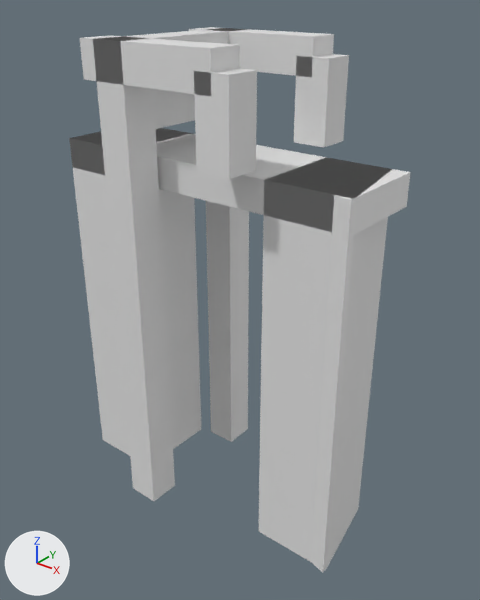
A saved change to the glTF model models/waardenburg/waardenburg-brug-355ee9ad/waardenburg-brug-355ee9ad.glb.
Both versions are drawn from a 50 mm camera at (10.58, -12.58, 4.06) aimed at (0.39, 0.16, -3.84). The axes (+X, +Y, +Z) are drawn at lower left. The lights are the same throughout. The picture after the commit comes second.

Objects in the first picture: 'building:balans', 'building:balans 2', 'building:contragewicht', 'building:hamei', 'building:hamei 2', 'building:hangstang', 'building:hangstang 2', 'building:portaal', 'road:dek', 'road:landhoofd (aangenomen)', 'road:landhoofd (aangenomen) 2'.
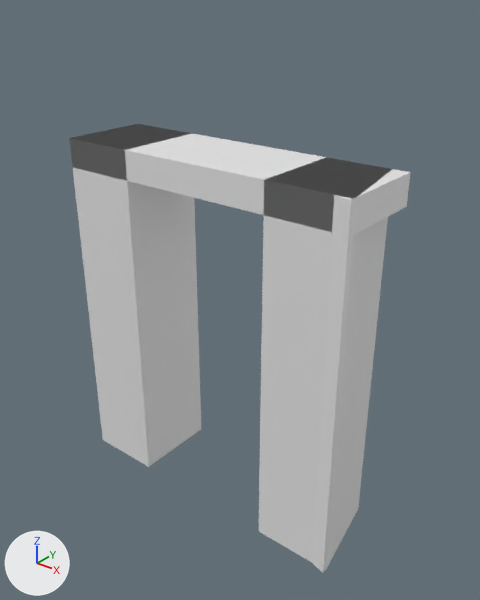
Edits to the bpy script that builds the scene:
```text
Remove ob_building_hamei:
    ob_building_hamei = bpy.data.objects.new('building:hamei', me_hamei)
    ob_building_hamei.location = (0.0, 0.0, 0.0)
Remove ob_building_hamei_2:
    ob_building_hamei_2 = bpy.data.objects.new('building:hamei 2', me_hamei_2)
    ob_building_hamei_2.location = (0.0, 0.0, 0.0)
Remove ob_building_portaal:
    ob_building_portaal = bpy.data.objects.new('building:portaal', me_portaal)
    ob_building_portaal.location = (0.0, 0.0, 0.0)
Remove ob_building_balans:
    ob_building_balans = bpy.data.objects.new('building:balans', me_balans)
    ob_building_balans.location = (0.0, 0.0, 0.0)
Remove ob_building_hangstang:
    ob_building_hangstang = bpy.data.objects.new('building:hangstang', me_hangstang)
    ob_building_hangstang.location = (0.0, 0.0, 0.0)
Remove ob_building_balans_2:
    ob_building_balans_2 = bpy.data.objects.new('building:balans 2', me_balans_2)
    ob_building_balans_2.location = (0.0, 0.0, 0.0)
Remove ob_building_hangstang_2:
    ob_building_hangstang_2 = bpy.data.objects.new('building:hangstang 2', me_hangstang_2)
    ob_building_hangstang_2.location = (0.0, 0.0, 0.0)
Remove ob_building_contragewicht:
    ob_building_contragewicht = bpy.data.objects.new('building:contragewicht', me_contragewicht)
    ob_building_contragewicht.location = (0.0, 0.0, 0.0)
```

Where the change shows, as pixel boxes [x1, y1, x2, y2] in the pictures (480 x 600 px):
'building:hamei 2', deleted
    before: [93, 37, 175, 501]
'building:hamei', deleted
    before: [206, 28, 250, 442]
'building:balans 2', deleted
    before: [80, 35, 240, 96]
'building:hangstang 2', deleted
    before: [194, 68, 257, 179]
'building:hangstang', deleted
    before: [294, 54, 349, 147]
'building:balans', deleted
    before: [189, 27, 334, 77]
'building:contragewicht', deleted
    before: [153, 89, 195, 129]
'building:portaal', deleted
    before: [110, 29, 239, 44]
